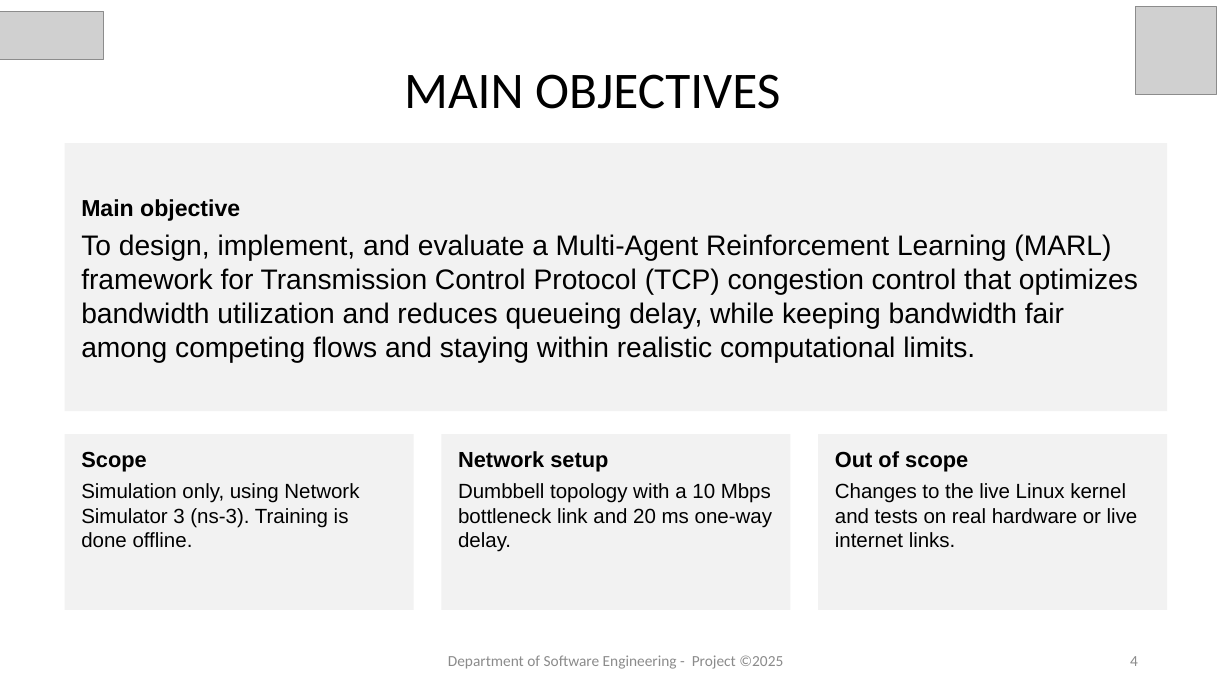
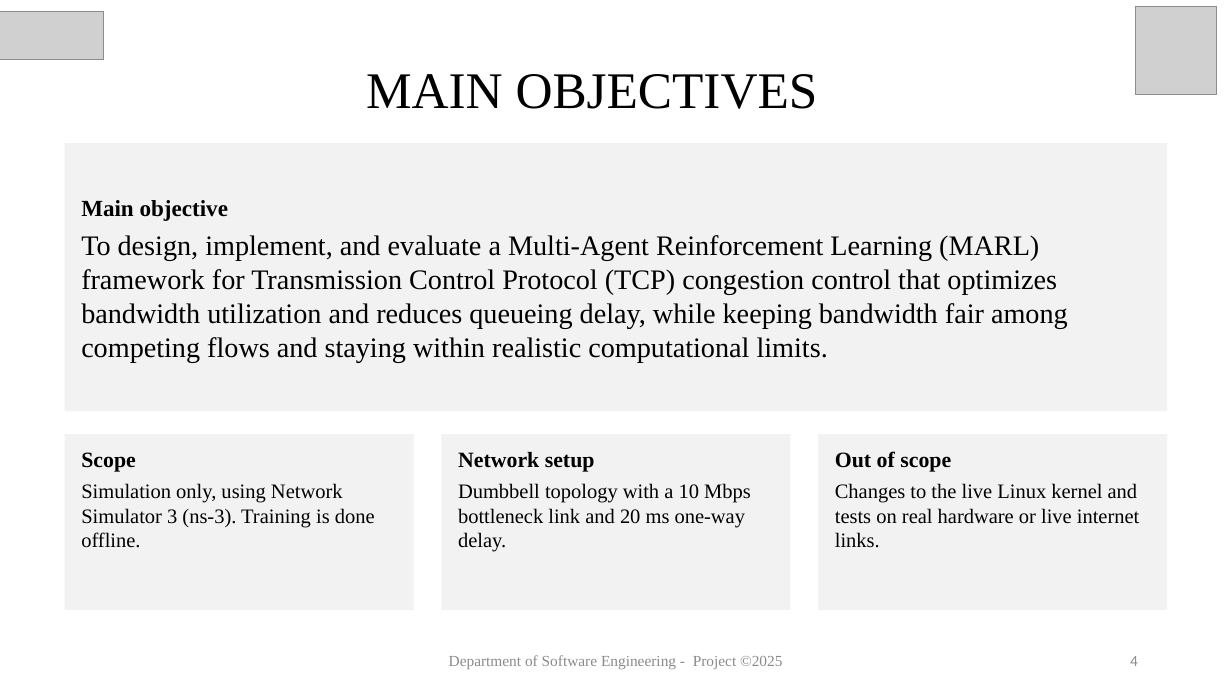
Before and after one commit to Ksschkw/CongestIQ-FYP, a slide deck: slide 4 of reportssofar/Okafor_Kosisochukwu_Johnpaul_FYP_Presentation_corrected.pptx. Drawn at 1232x693 pixels with LibreOffice and Linux fonts; fonts in the diff are those of the drawing; grey boxes stand for pictures. Boxes give left, top, right and bottom in pixels: in the first picture for what was removed or moved away, otherwise in the second. Text is boxed around its words. In the diff, an @@ line names an element or a change of style, - is before the commit and + after.

```diff
--- a/reportssofar/Okafor_Kosisochukwu_Johnpaul_FYP_Presentation_corrected.pptx
+++ b/reportssofar/Okafor_Kosisochukwu_Johnpaul_FYP_Presentation_corrected.pptx
@@ text "MAIN OBJECTIVES" at <box>366,74,818,109</box>: font Calibri to Times New Roman @@
@@ font Arial to Times New Roman in 4 elements at <box>65,143,1167,411</box>, <box>65,434,414,610</box>, <box>442,434,791,610</box>, <box>819,434,1168,610</box> @@
@@ text "Department of Software Engineering - ..." at <box>449,655,782,669</box>: font Calibri to Times New Roman @@
```
Also in this commit, not shown: 11 other slides changed, 1 other file.
